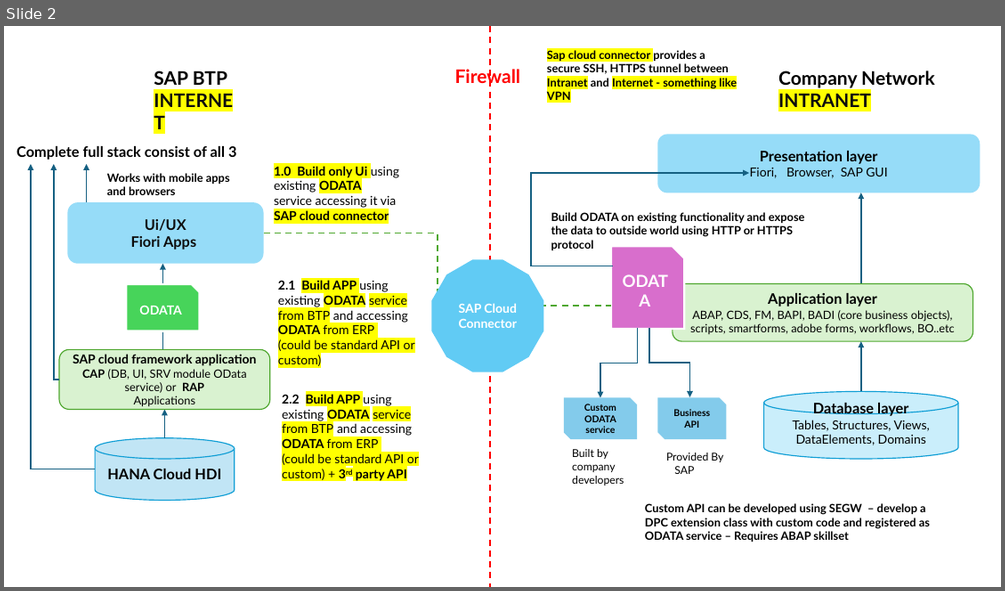
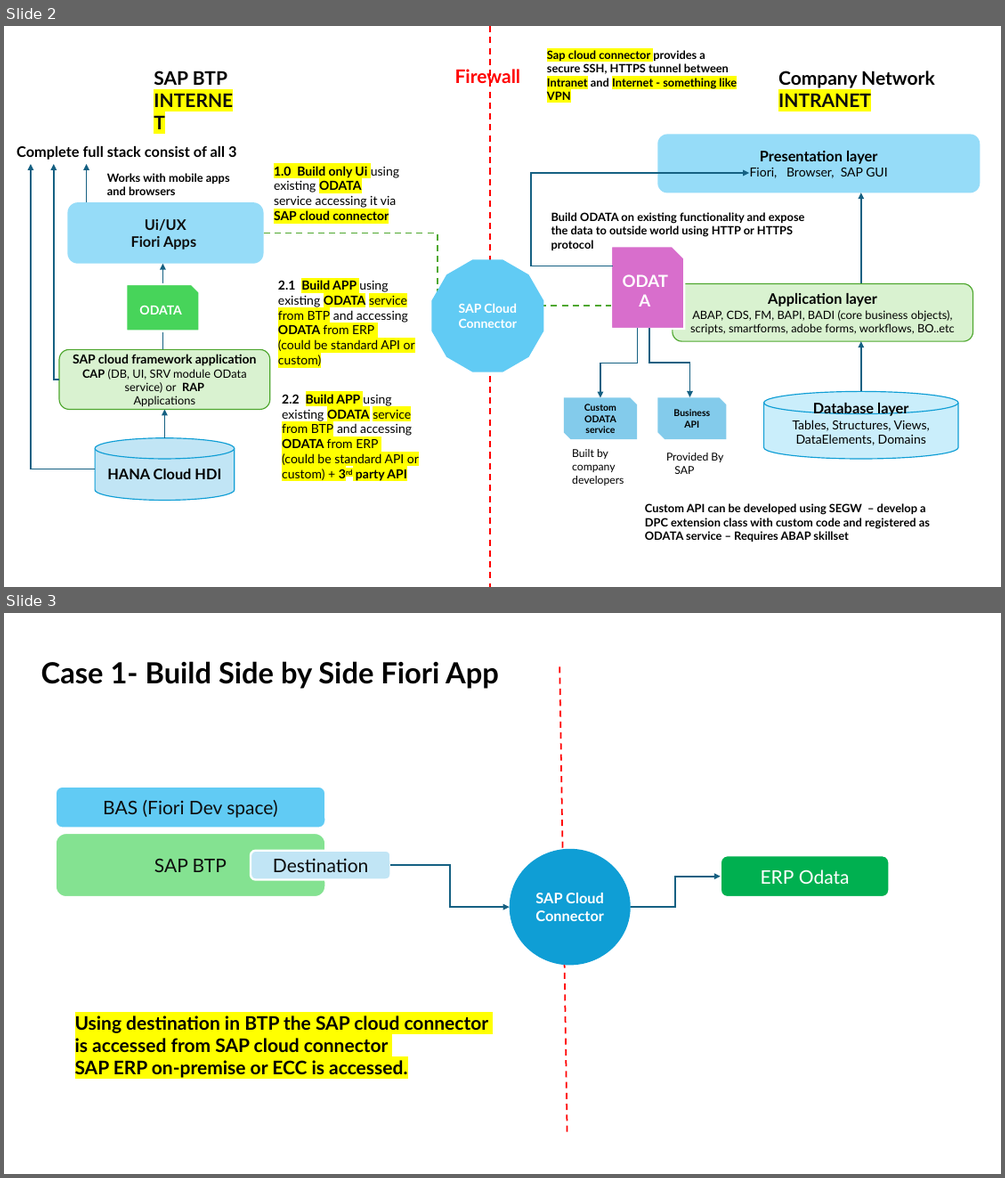
Before and after one commit to Octavius-Dante/Tetra-Proxima, a slide deck: CAPM-DAY-10/CAPM-10.pptx. Shown one above the other, each under a label of ours: slide 2 before the commit, slides 2 and 3 after it. The pictures are 1005x591 and 1005x1178 pixels, drawn with LibreOffice and Linux fonts; fonts in the diff are those of the drawing. Boxes give left, top, right and bottom in pixels: in the first picture for what was removed or moved away, otherwise in the second. Text is boxed around its words. In the diff, an @@ line names an element or a change of style, - is before the commit and + after.

```diff
--- a/CAPM-DAY-10/CAPM-10.pptx
+++ b/CAPM-DAY-10/CAPM-10.pptx
@@ slide 3 added at [4, 613, 1001, 1174], background #FFFFFF @@
@@ title added at [41, 661, 499, 689], 28 pt, text #000000, bold @@
+Case 1- Build Side by Side Fiori App
@@ line added from (559, 666) to (567, 1134), #FF0000 1.5 pt dashed @@
@@ rounded rectangle added at [56, 787, 326, 828], fill #61CBF4, outline #FFFFFF 2 pt, 18 pt, text #0D0D0D @@
+BAS (Fiori Dev space)
@@ rounded rectangle added at [56, 833, 326, 897], fill #84E291, outline #FFFFFF 2 pt, 18 pt, text #0D0D0D @@
+SAP BTP
@@ rounded rectangle added at [251, 850, 390, 879], fill #C1E5F5, outline #FFFFFF 2 pt, 18 pt, text #0D0D0D @@
+Destination
@@ ellipse added at [510, 849, 631, 965], fill #0F9ED5, 14 pt, text #FFFFFF, bold @@
+SAP Cloud Connector
@@ elbow arrow added from (390, 865) to (510, 907), #156082 1.5 pt @@
@@ elbow arrow added from (631, 907) to (720, 876), #156082 1.5 pt @@
@@ rounded rectangle added at [720, 855, 890, 897], fill #00B050, outline #FFFFFF 2 pt, 18 pt, text #FFFFFF @@
+ERP Odata
@@ text added at [75, 1015, 489, 1078], 18 pt, text #000000, bold @@
+Using destination in BTP the SAP cloud connector
+is accessed from SAP cloud connector
+SAP ERP on-premise or ECC is accessed.
```
Also in this commit, not shown: 2 other files.
